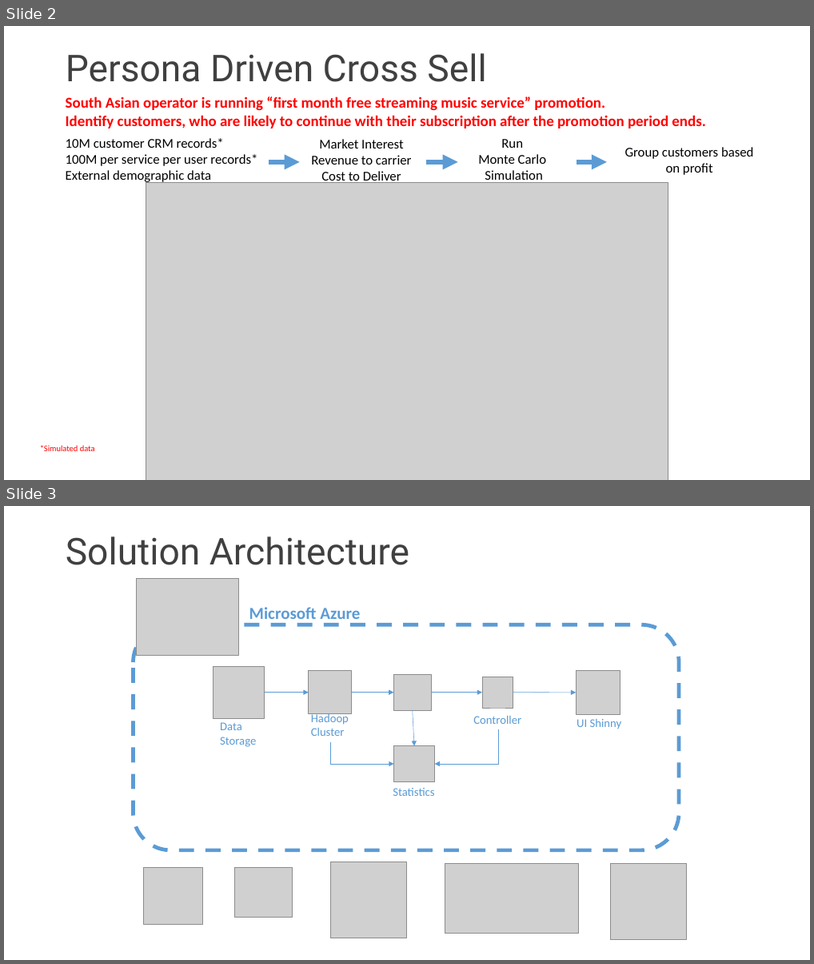
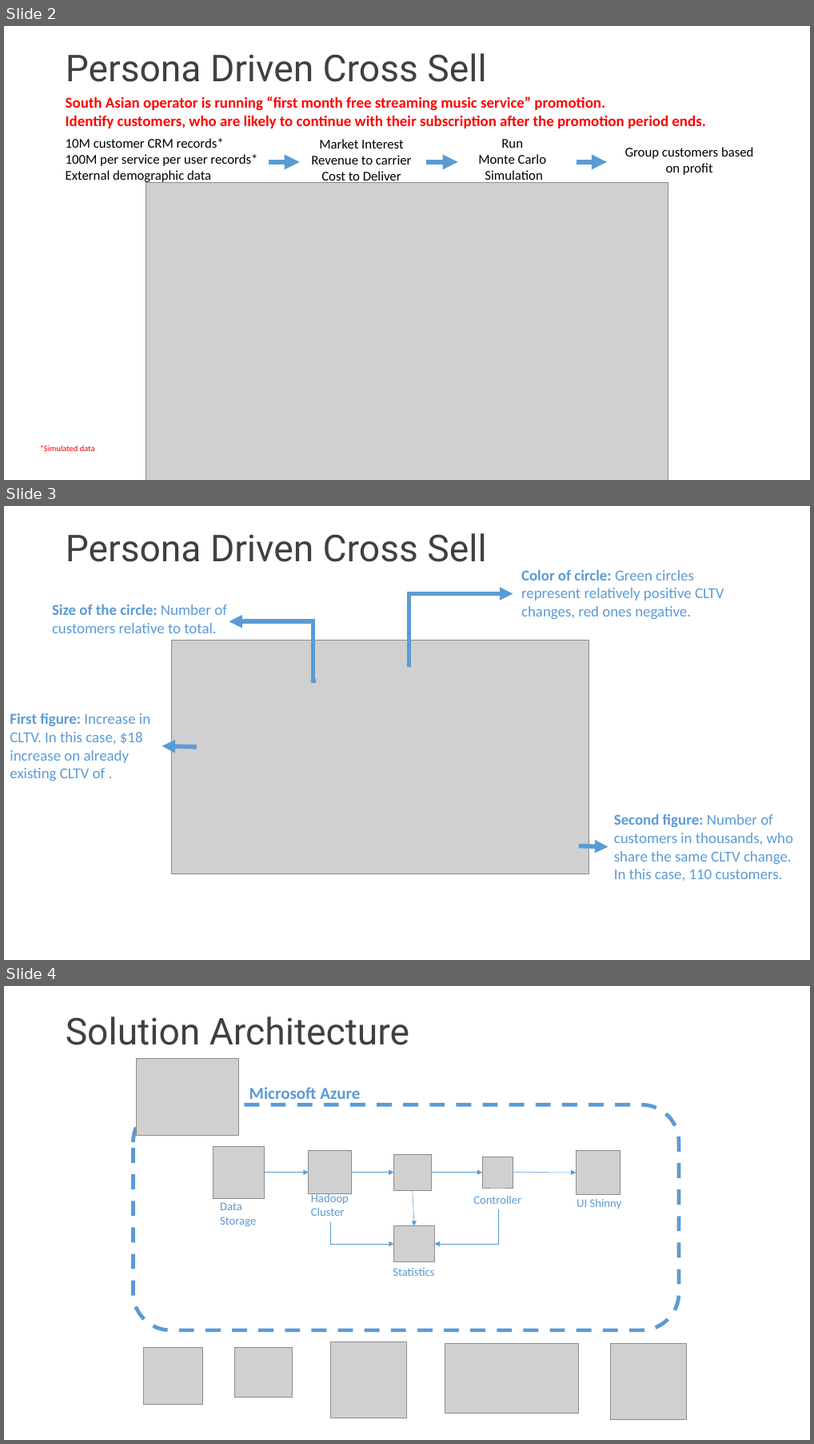
Before and after one commit to cdemircioglu/ORTest, a slide deck: OPRC London UCV Demo_Vodafone.pptx. Shown one above the other, each under a label of ours: slides 2 and 3 before the commit, slides 2, 3 and 4 after it. The pictures are 814x964 and 814x1444 pixels, drawn with LibreOffice and Linux fonts; fonts in the diff are those of the drawing; grey boxes stand for pictures; background and template pictures are left out. Boxes give left, top, right and bottom in pixels: in the first picture for what was removed or moved away, otherwise in the second. Text is boxed around its words. In the diff, an @@ line names an element or a change of style, - is before the commit and + after.

```diff
--- a/OPRC London UCV Demo_Vodafone.pptx
+++ b/OPRC London UCV Demo_Vodafone.pptx
@@ slide 3 added at (4,506,810,960), background picture (left out) @@
@@ title added at (66,533,486,562), 44 pt, text #404040 @@
+Persona Driven Cross Sell
@@ text added at (522,569,725,619), 18 pt, text #5B9BD5 @@
+Color of circle: Green circles represent relatively positive CLTV changes, red ones negative.
@@ elbow arrow added from (407, 665) to (514, 594), #5B9BD5 5.25 pt @@
@@ text added at (52,604,227,633), 18 pt, text #5B9BD5 @@
+Size of the circle: Number of customers relative to total.
@@ elbow arrow added from (315, 681) to (229, 621), #5B9BD5 5.25 pt @@
@@ picture added at (171,640,590,873) @@
@@ text added at (10,713,150,780), 18 pt, text #5B9BD5 @@
+First figure: Increase in CLTV. In this case, $18 increase on already existing CLTV of .
@@ arrow added from (196, 747) to (162, 745), #5B9BD5 5.25 pt @@
@@ text added at (614,813,794,880), 18 pt, text #5B9BD5 @@
+Second figure: Number of customers in thousands, who share the same CLTV change. In this case, 110 customers.
@@ arrow added from (579, 846) to (608, 847), #5B9BD5 5.25 pt @@
@@ what was slide 3 is now slide 4 @@
```
Also in this commit, not shown: 3 other files.
